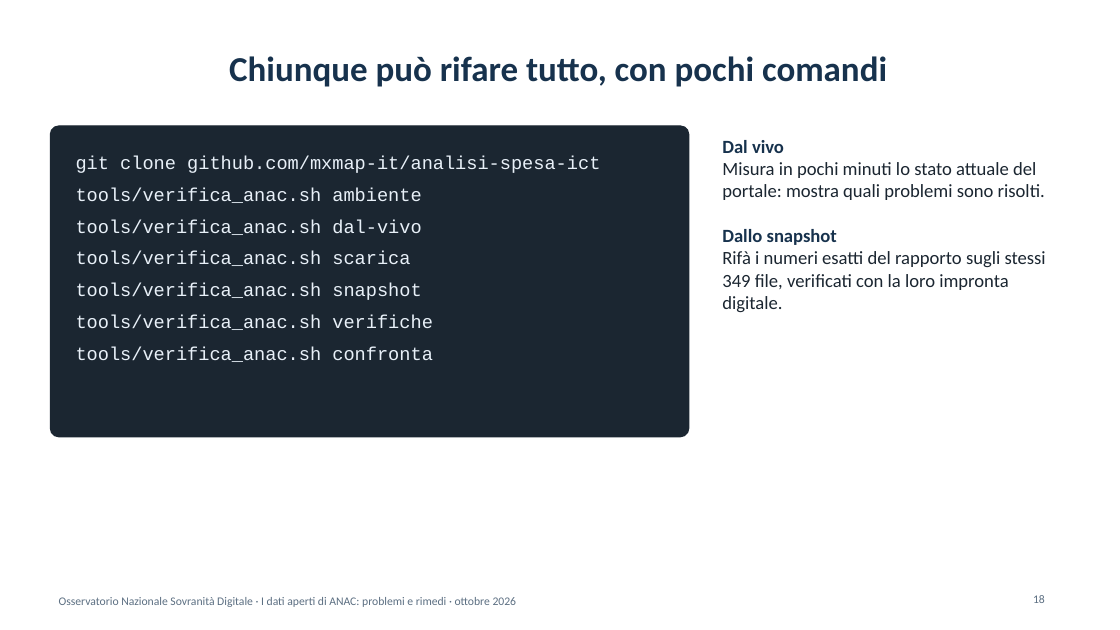
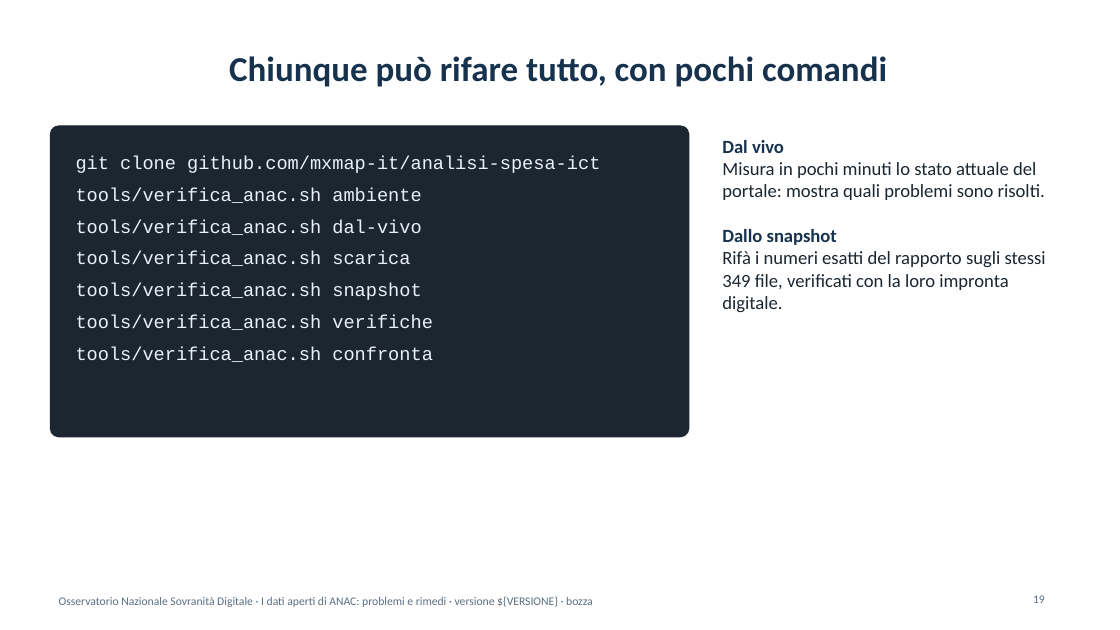
Before and after one commit to mxmap-it/analisi-spesa-ict, a slide deck: slide 19 of report/anac/presentazione-anac-2026-10.pptx (slide 18 before the commit). Drawn at 1120x630 pixels with LibreOffice and Linux fonts; fonts in the diff are those of the drawing. Boxes give left, top, right and bottom in pixels: in the first picture for what was removed or moved away, otherwise in the second. Text is boxed around its words. In the diff, an @@ line names an element or a change of style, - is before the commit and + after.

```diff
--- a/report/anac/presentazione-anac-2026-10.pptx
+++ b/report/anac/presentazione-anac-2026-10.pptx
@@ text at <box>59,596,593,607</box>: text changed @@
-Osservatorio Nazionale Sovranità Digitale · I dati aperti di ANAC: problemi e rimedi · ottobre 2026
+Osservatorio Nazionale Sovranità Digitale · I dati aperti di ANAC: problemi e rimedi · versione ${VERSIONE} · bozza
@@ page number at <box>1033,595,1045,603</box>: text changed @@
-18
+19
```
Also in this commit, not shown: 18 other slides changed, 1 slide added, 21 other files.
